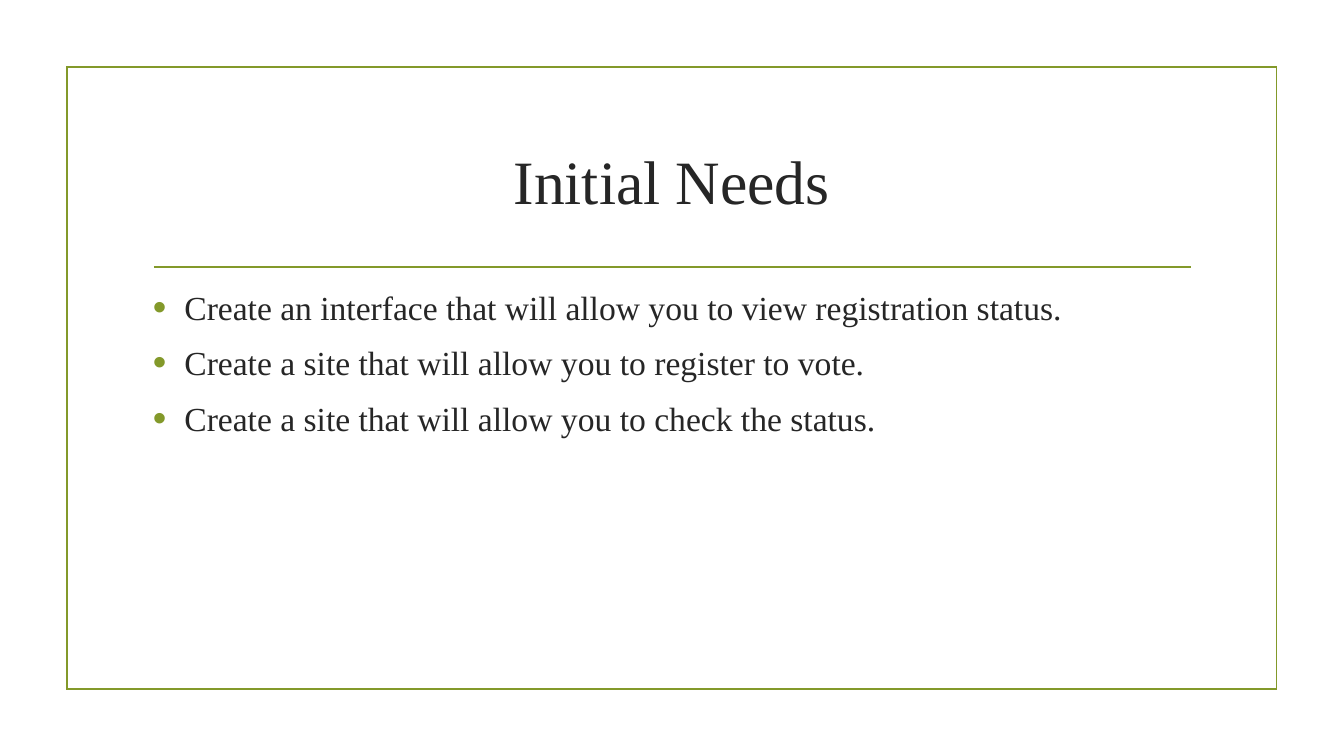
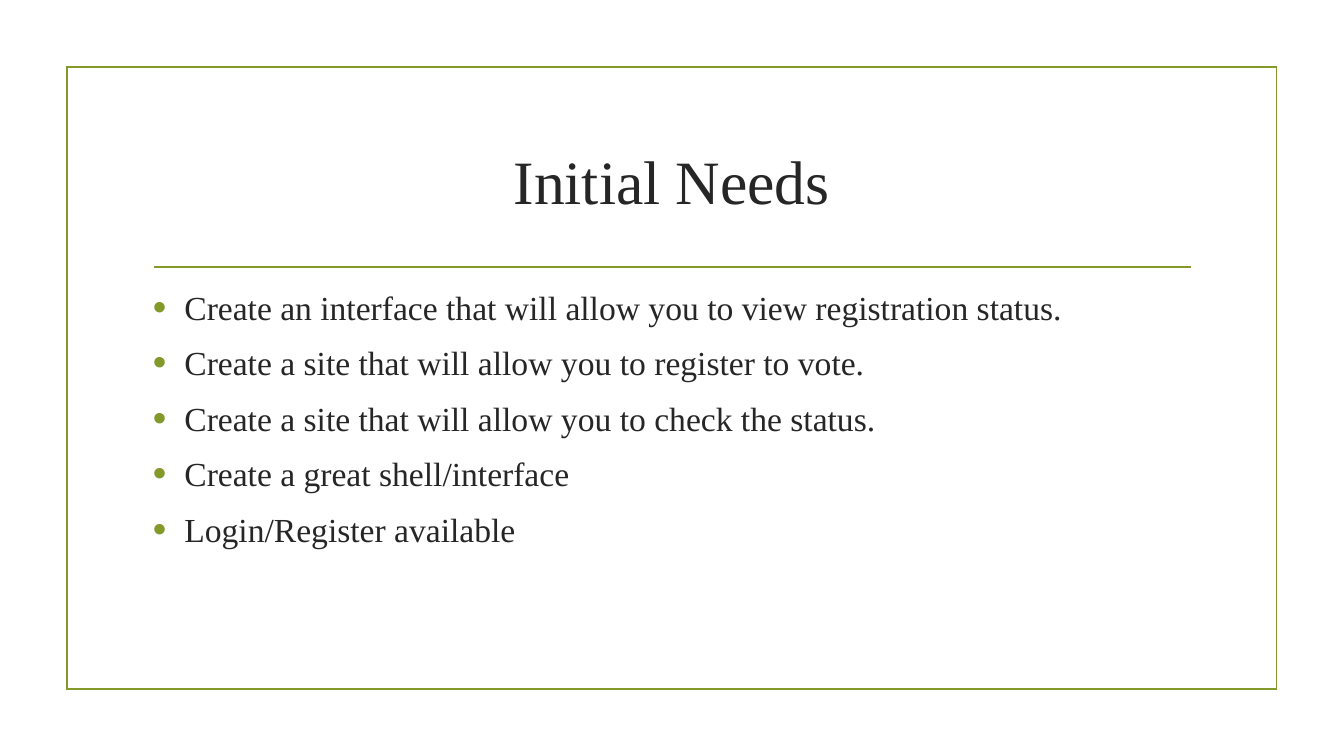
Before and after one commit to erictperez/CourseProject, a slide deck: slide 4 of VoterRank.pptx. Drawn at 1344x756 pixels with LibreOffice and Linux fonts; fonts in the diff are those of the drawing; background and template pictures are left out. Boxes give left, top, right and bottom in pixels: in the first picture for what was removed or moved away, otherwise in the second. Text is boxed around its words. In the diff, an @@ line names an element or a change of style, - is before the commit and + after.

```diff
--- a/VoterRank.pptx
+++ b/VoterRank.pptx
@@ text at [184, 462, 569, 548]: paragraphs added @@
+• Create a great shell/interface
+• Login/Register available
```
